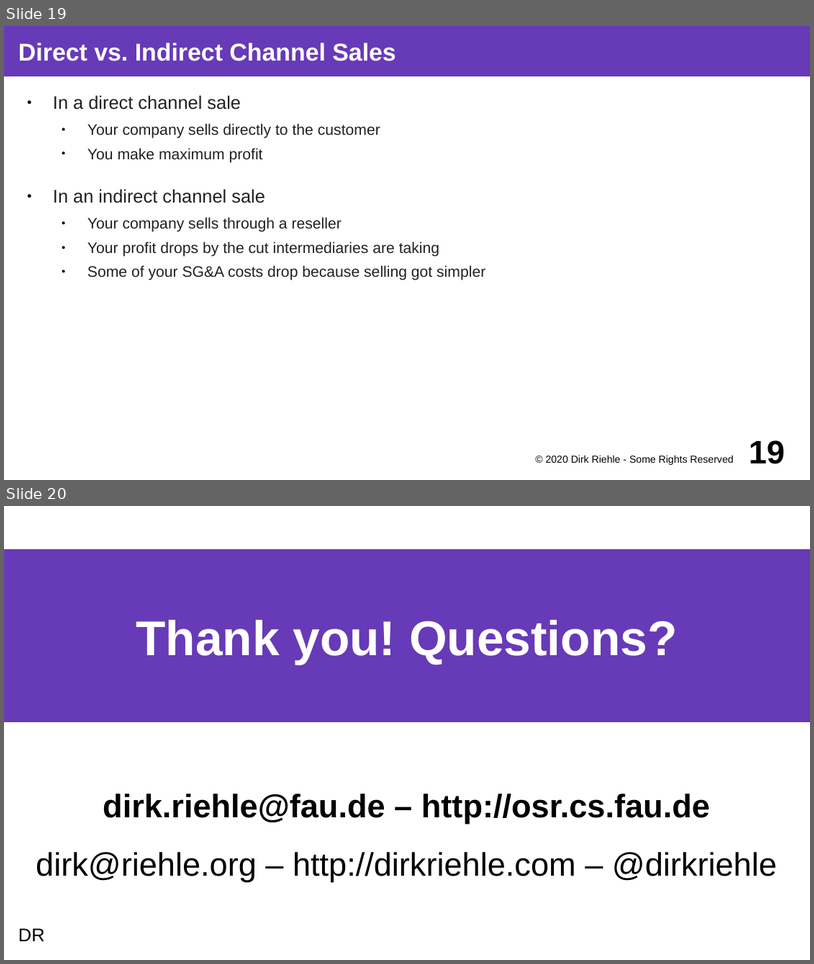
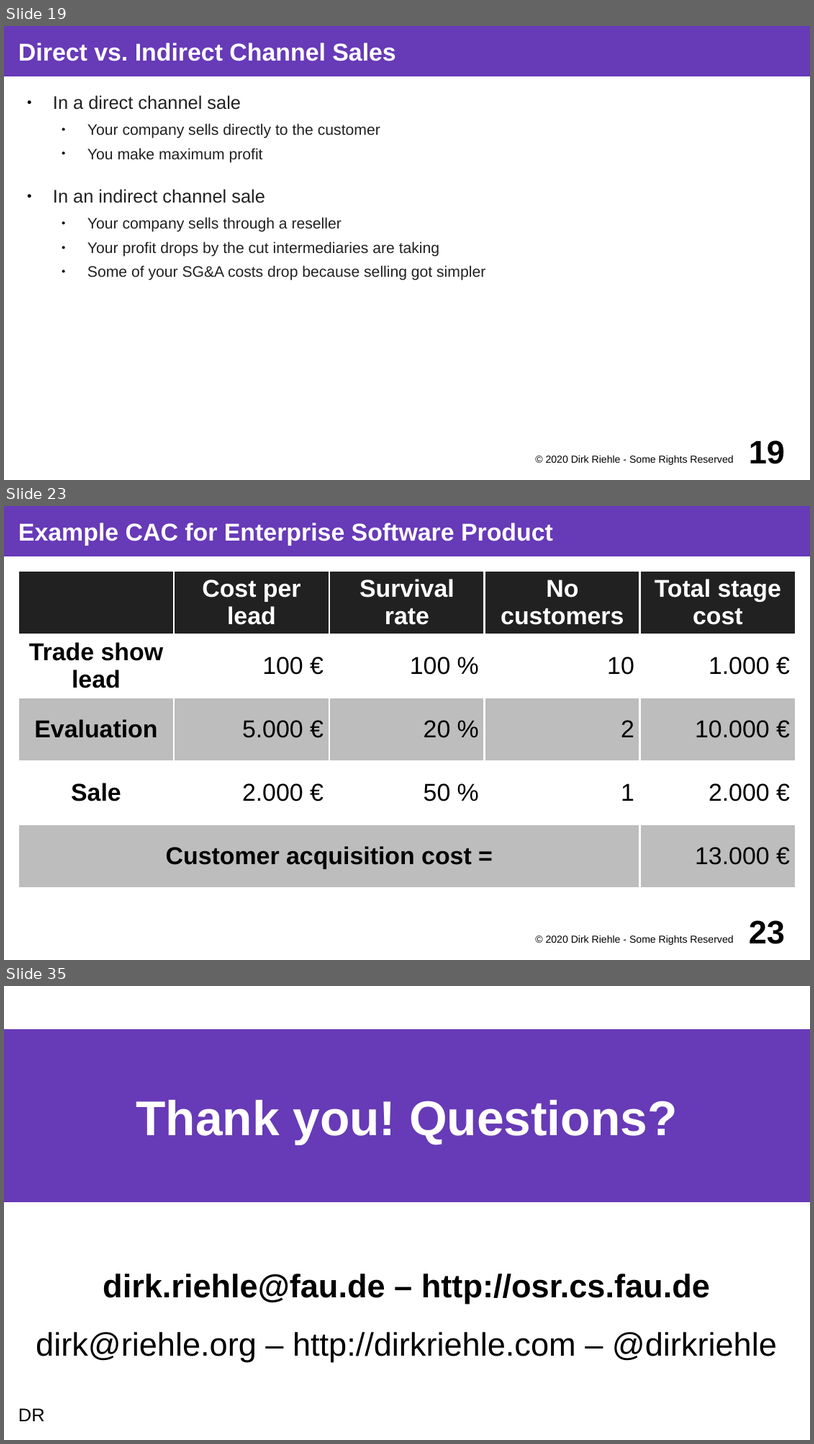
Before and after one commit to dirkriehle/coss-course, a slide deck: Lecture slides/COSS B04 - Business Models.odp. Shown one above the other, each under a label of ours: slides 19 and 20 before the commit, slides 19, 23 and 35 after it; the slides between them are not shown. The pictures are 814x964 and 814x1444 pixels, drawn with LibreOffice and Linux fonts; fonts in the diff are those of the drawing. Boxes give left, top, right and bottom in pixels: in the first picture for what was removed or moved away, otherwise in the second. Text is boxed around its words. In the diff, an @@ line names an element or a change of style, - is before the commit and + after.

```diff
--- a/Lecture slides/COSS B04 - Business Models.odp
+++ b/Lecture slides/COSS B04 - Business Models.odp
@@ slide 23 added at box(4, 506, 810, 960), background #FFFFFF @@
@@ title added at box(4, 506, 810, 556), fill #673AB7, 24 pt, text #FFFFFF, bold @@
+Example CAC for Enterprise Software Product
@@ table added at box(18, 571, 798, 888), 5 rows, 5 columns @@
+ | Cost per lead | Survival rate | No customers | Total stage cost
+Trade show lead | 100 € | 100 % | 10 | 1.000 €
+Evaluation | 5.000 € | 20 % | 2 | 10.000 €
+Sale | 2.000 € | 50 % | 1 | 2.000 €
+Customer acquisition cost = |  |  |  | 13.000 €
@@ text added at box(546, 934, 733, 944), 10 pt, text #000000 @@
+© 2020 Dirk Riehle - Some Rights Reserved
@@ page number added at box(749, 920, 785, 944), 32 pt, text #000000, bold @@
+23
@@ what was slide 20 is now slide 35 @@
```
Also in this commit, not shown: 14 other slides added, 1 other file.
